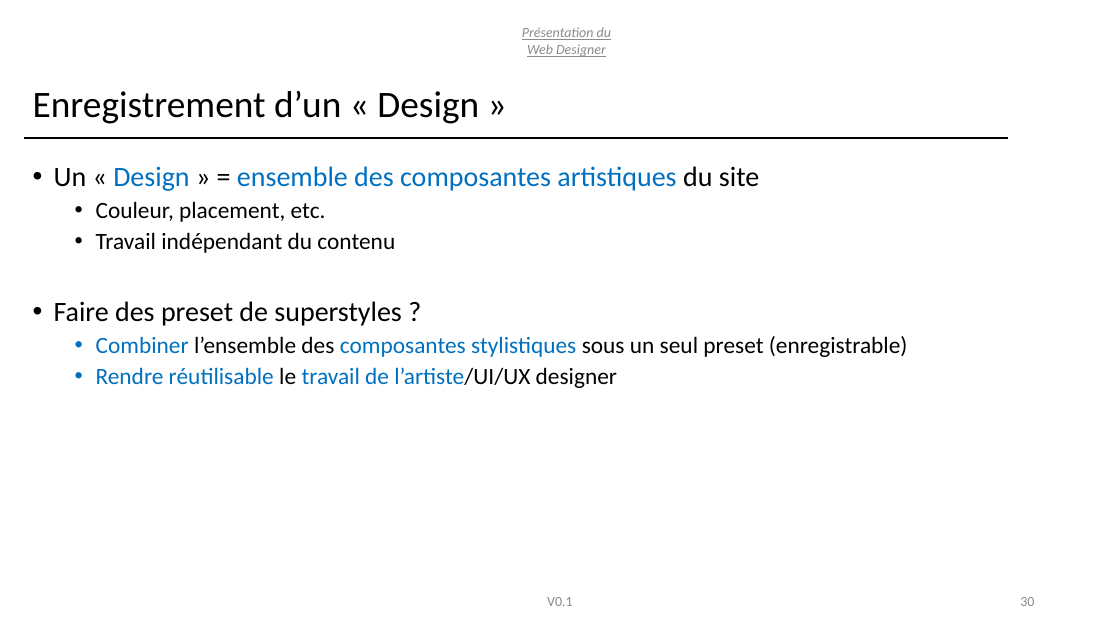
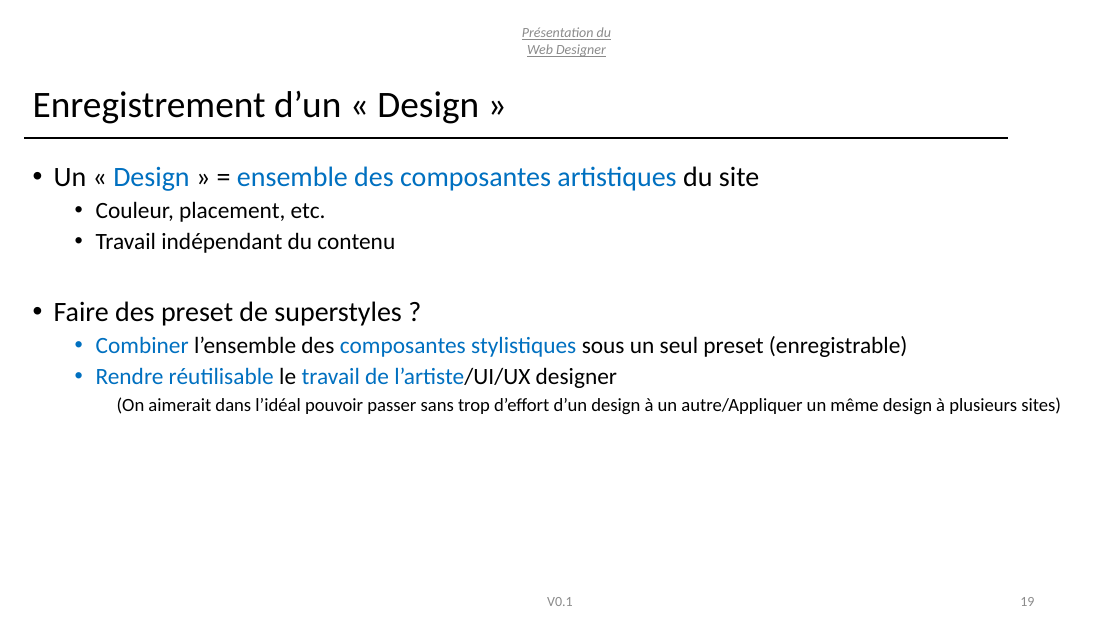
Before and after one commit to T4ouf/Web-Designer, a slide deck: slide 19 of doc/pitch/Presentation-Conception.pptx (slide 30 before the commit). Drawn at 1120x630 pixels with LibreOffice and Linux fonts; fonts in the diff are those of the drawing. Boxes give left, top, right and bottom in pixels: in the first picture for what was removed or moved away, otherwise in the second. Text is boxed around its words. In the diff, an @@ line names an element or a change of style, - is before the commit and + after.

```diff
--- a/doc/pitch/Presentation-Conception.pptx
+++ b/doc/pitch/Presentation-Conception.pptx
@@ text at bbox=[117, 397, 1061, 415]: paragraph added @@
+    (On aimerait dans l’idéal pouvoir passer sans trop d’effort d’un design à un autre/Appliquer un même design à plusieurs sites)
@@ page number at bbox=[1020, 597, 1034, 606]: text changed @@
-30
+19
```
Also in this commit, not shown: 5 other slides changed, 1 slide added, 3 other files.
